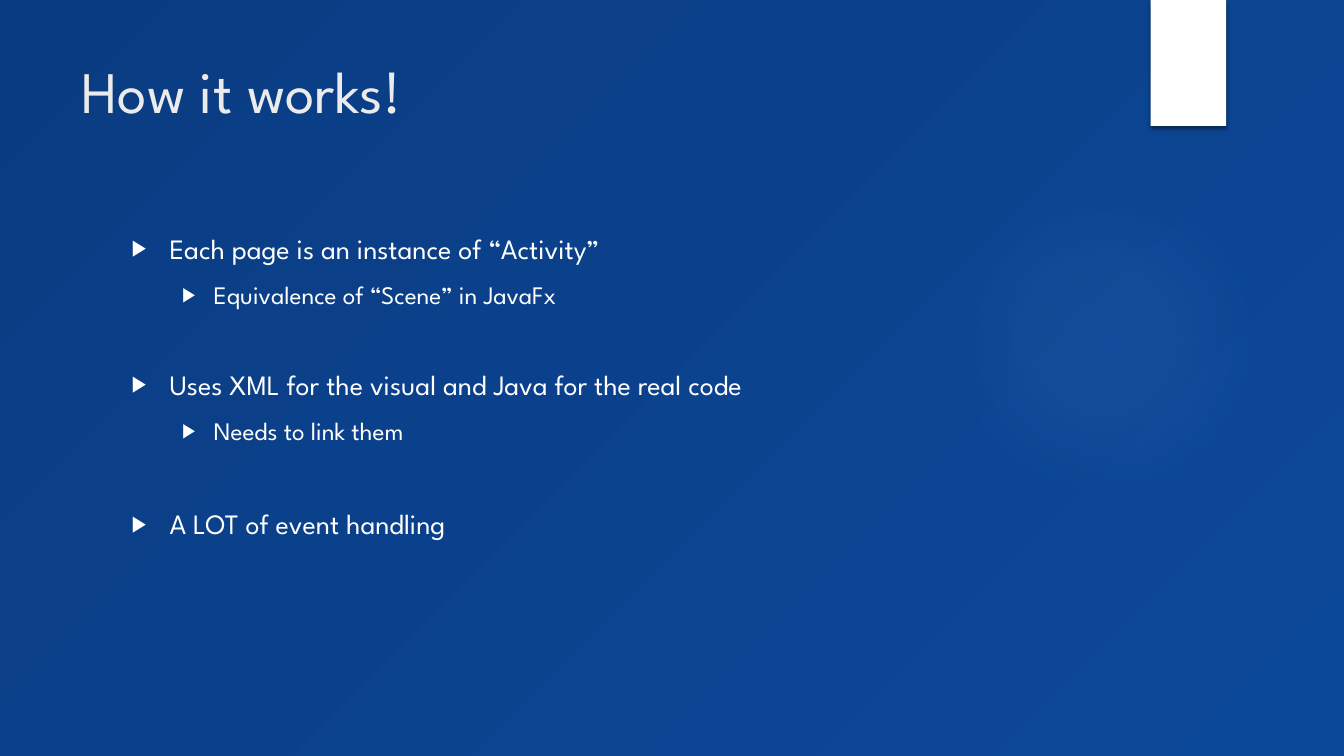
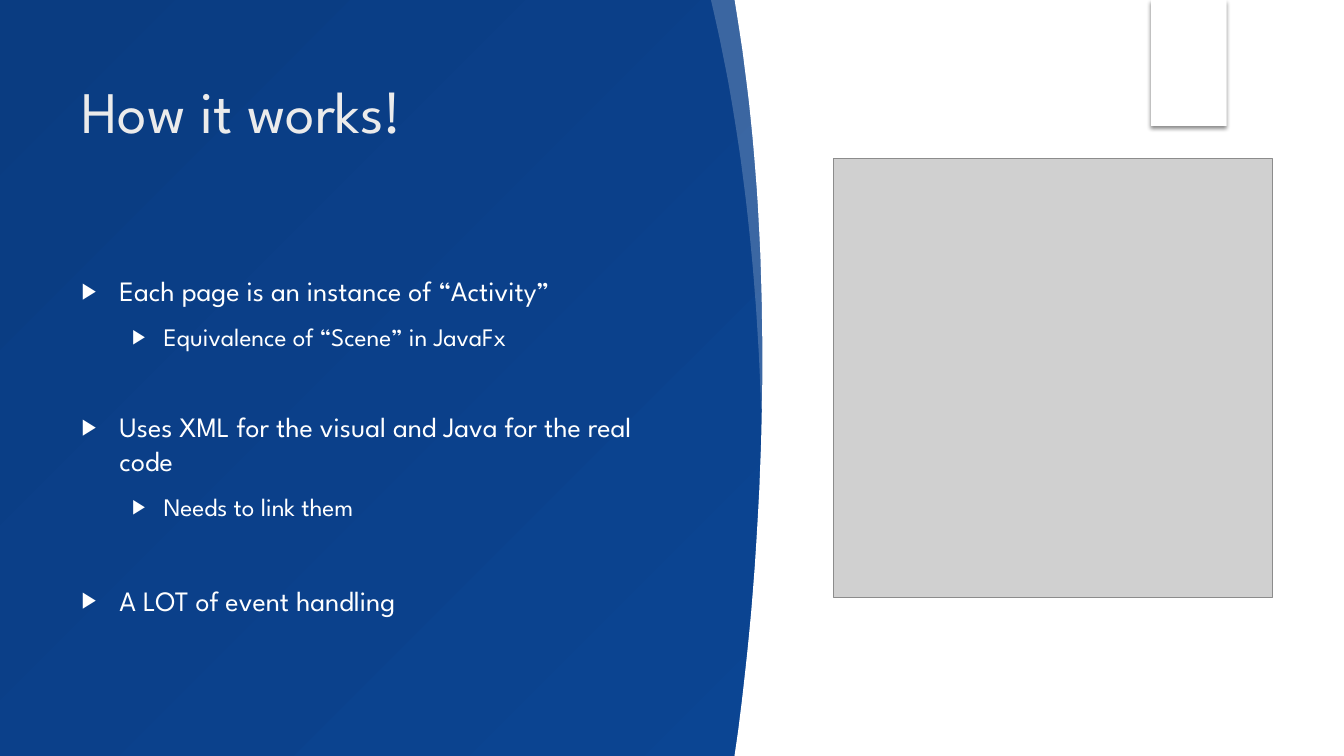
Before and after one commit to superDeano/Moody-app, a slide deck: slide 6 of Documentation/Moods-final.pptx. Drawn at 1344x756 pixels with LibreOffice and Linux fonts; fonts in the diff are those of the drawing; grey boxes stand for pictures; background and template pictures are left out. Boxes give left, top, right and bottom in pixels: in the first picture for what was removed or moved away, otherwise in the second. Text is boxed around its words. In the diff, an @@ line names an element or a change of style, - is before the commit and + after.

Commit message:
Powerpoint is lit
Added pictures, design, and my slides

```diff
--- a/Documentation/Moods-final.pptx
+++ b/Documentation/Moods-final.pptx
@@ freeform shape added at [711, 0, 772, 409], fill #FFFFFF at 20% opacity @@
@@ freeform shape added at [735, 0, 883, 756], fill #FFFFFF @@
@@ rectangle added at [833, 0, 1344, 756], fill #FFFFFF @@
@@ rectangle added at [1151, 0, 1227, 126], fill #FFFFFF @@
@@ title "How it works!": place and size @@
-title "How it works!" at [81, 72, 401, 114]
+title "How it works!" at [82, 92, 401, 134]
@@ picture added at [834, 158, 1272, 597] @@
@@ ellipse removed at [949, 185, 1259, 495] @@
@@ text "Each page is an instance ..." rewrapped from [170, 239, 741, 540] to [119, 281, 631, 617] @@
```
Also in this commit, not shown: 5 other slides changed, 5 slides added, 2 slides removed.
